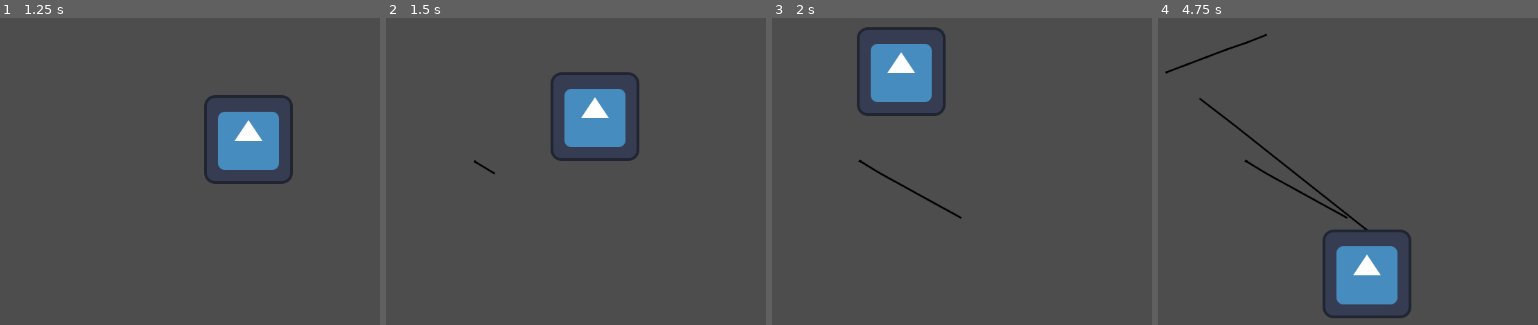
Above: before the commit, frames 1-4 (left to right).
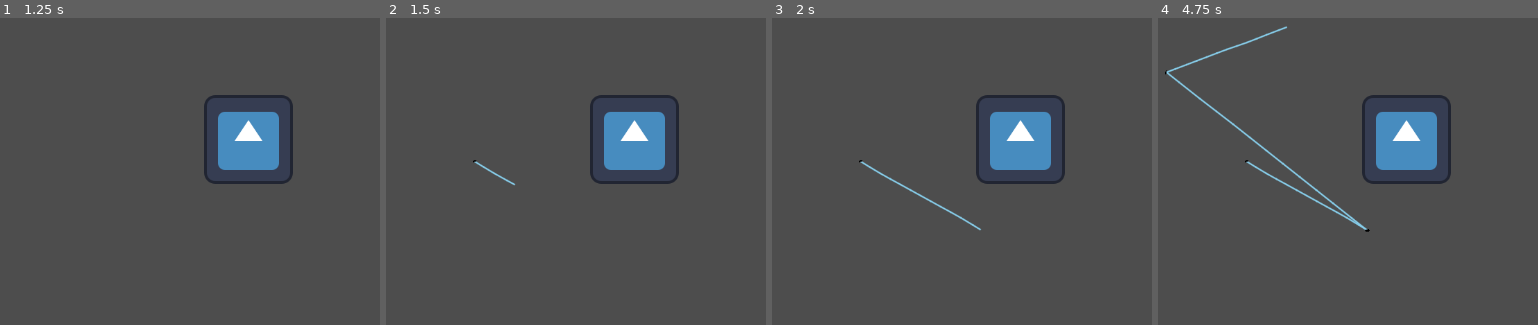
Above: after the commit, the same moments.

Repository: celyk/godot-ipad-demos
Game: Godot game, scene res://main.tscn
Two runs of this game, one before a commit and one after it. Both use one fixed random seed, a clock stepped at 60 frames per second and the inputs below. The engine's default icon, where the game draws it, is replaced by a stand-in: a white triangle on a blue panel in a dark square.
Inputs (mouse positions are in pixels of both pictures, inside the frame that each line leads up to):
- Up to frame 1 (1.25 s): tap Enter at 0.5 s; move the mouse to (outside the picture) at 0.52 s; click (outside the picture) at 0.67 s
- Up to frame 2 (1.5 s): tap Space at 1.25 s; drag from (473, 162) to (595, 229) at 1.27 s
- Up to frame 3 (2 s): no input
- Up to frame 4 (4.75 s): tap Enter at 2, 3.5 s; move the mouse to (1484, 39) at 2.02 s; click (1484, 39) at 2.17 s; tap Space at 2.75, 4.25 s; drag from (1367, 229) to (1165, 73) at 2.77 s; move the mouse to (outside the picture) at 3.52 s; click (outside the picture) at 3.67 s; drag from (1165, 73) to (1287, 27) at 4.27 s

Frame 1 is identical in both runs. In frame 2, 6.2% of the frame differs, in the area x 22-78%, y 17-55%; in frame 3, 8.1%; in frame 4, 8.9%, in the area x 1-78%, y 2-98%.

Commit message:
Got ArrayMesh working

Diff:
--- a/apple_pencil/assets/canvas/Stroke.gd
+++ b/apple_pencil/assets/canvas/Stroke.gd
@@ -1,7 +1,9 @@
 class_name PencilStroke extends Node2D
 
-var bezier_spline : Array[Vector2] = []
-var colors : Array[Color] = []
+var bezier_spline : Array[Array] = []
+var bezier_spline_width : Array[float] = []
+var bezier_spline_color : Array[Color] = []
+
 
 var stroke_renderer := PencilStrokeRenderer.new()
 func begin():
@@ -12,37 +14,75 @@
 func add_point(position:Vector2, color:=Color.BLACK, width:=4.0):
 	var prev_position = position
 	if bezier_spline:
-		prev_position = bezier_spline.back()
+		prev_position = bezier_spline.back()[3]
 
 	add_bezier(prev_position, prev_position, position, position)
-	colors.append(color)
+	bezier_spline_width += [width]
+	bezier_spline_color += [color]
 
 	queue_redraw()
+	smooth()
+
+	''''var start : Vector2 = (bezier_spline.back()[0])
+	var control_1 : Vector2 = (bezier_spline.back()[1])
+	var control_2 : Vector2 = (bezier_spline.back()[2])
+	var end : Vector2 = (bezier_spline.back()[3])
+
+	var start_width : float = bezier_spline_width[max(bezier_spline_width.size()-2,0)]
+	var end_width : float = bezier_spline_width.back()
+
+	stroke_renderer.add_bezier(
+			Vector3(start.x,start.y,start_width),
+			Vector3(control_1.x,control_1.y,0),
+			Vector3(control_2.x,control_2.y,0),
+			Vector3(end.x,end.y,end_width) )
+
+	stroke_renderer.refresh()'''
+
+	render_b(bezier_spline.size()-2)
+
+	stroke_renderer.refresh()
+
+	#end()
 
 func add_bezier(start:Vector2, control_1:Vector2, control_2:Vector2, end:Vector2):
-	bezier_spline += [start, control_1, control_2, end]
+	bezier_spline.append([start, control_1, control_2, end])
+
+
+func render_b(i:int):
+	var start : Vector2 = (bezier_spline[i][0])
+	var control_1 : Vector2 = (bezier_spline[i][1])
+	var control_2 : Vector2 = (bezier_spline[i][2])
+	var end : Vector2 = (bezier_spline[i][3])
+
+	var end_width : float = bezier_spline_width[ min(i+1,bezier_spline.size()-1) ]
 
 	stroke_renderer.add_bezier(
-			Vector3(start.x,start.y,10),
-			Vector3(control_1.x,control_1.y,10),
-			Vector3(control_2.x,control_1.y,10),
-			Vector3(end.x,end.y,10))
+			Vector3(start.x,start.y,bezier_spline_width[i]),
+			Vector3(control_1.x,control_1.y,0),
+			Vector3(control_2.x,control_2.y,0),
+			Vector3(end.x,end.y,end_width) )
 
 func end():
-	smooth()
+	#smooth()
+
+	for i in range(bezier_spline.size()-1,bezier_spline.size()):
+		render_b(i)
+
+	stroke_renderer.refresh()
 
 func smooth():
-	for i in range(1, bezier_spline.size()/4):
-		var a : Vector2 = bezier_spline[i*4-4]
-		var b : Vector2 = bezier_spline[i*4]
-		var c : Vector2 = bezier_spline[i*4+3]
+	for i in range(1, bezier_spline.size()):
+		var a : Vector2 = bezier_spline[i-1][0]
+		var b : Vector2 = bezier_spline[i][0]
+		var c : Vector2 = bezier_spline[i][3]
 
 		# Approximate derivative using secant
 		var slope := (c-a) / 2.0
 
 		# Apply formula to compute control point from velocity and set the neighbouring control points
-		bezier_spline[i*4-2] = b-slope / 3.0
-		bezier_spline[i*4+1] = b+slope / 3.0
+		bezier_spline[i-1][2] = b-slope / 3.0
+		bezier_spline[i][1] = b+slope / 3.0
 
 	queue_redraw()
 
@@ -52,18 +92,18 @@
 func _draw() -> void:
 	#return
 
-	for i in range(1, bezier_spline.size()/4):
-		var start : Vector2 = bezier_spline[i*4-4]
-		var control_1 : Vector2 = bezier_spline[i*4-3]
-		var control_2 : Vector2 = bezier_spline[i*4-2]
-		var end : Vector2 = bezier_spline[i*4-1]
+	for i in range(1, bezier_spline.size()):
+		var start : Vector2 = (bezier_spline[i][0])
+		var control_1 : Vector2 = (bezier_spline[i][1])
+		var control_2 : Vector2 = (bezier_spline[i][2])
+		var end : Vector2 = (bezier_spline[i][3])
 
 		var prev_sub_point = start
-		const subdivisions := 15
+		const subdivisions := 2
 		for j in range(1, subdivisions+1):
 			var t : float = j / float(subdivisions)
 
 			var sub_point := start.bezier_interpolate(control_1, control_2, end, t)
-			draw_line(prev_sub_point, sub_point, colors[i], 1.0, true)
+			draw_line(prev_sub_point, sub_point, Color.SKY_BLUE, 1.0, true)
 
 			prev_sub_point = sub_point
--- a/apple_pencil/assets/canvas/StrokeRenderer.gd
+++ b/apple_pencil/assets/canvas/StrokeRenderer.gd
@@ -6,7 +6,7 @@
 # Todo - apply the hueristic to optimizae the stroke rendering
 var hueristic : Callable
 
-func _ready() -> void:
+func _init() -> void:
 	mesh = ArrayMesh.new()
 
 	#material_override = CanvasItemMaterial.new()
@@ -25,47 +25,63 @@
 	bezier_spline.append([start, control_1, control_2, end])
 
 func end():
-	pass
+	refresh()
 
 func _Vector2(p:Vector3) -> Vector2: return Vector2(p.x,p.y)
 
 # Called every frame. 'delta' is the elapsed time since the previous frame.
-func _process(delta: float) -> void:
+func refresh():
 	for i in range(0,bezier_spline.size()):
 		var arrays = []
-		arrays.resize(ArrayMesh.ARRAY_MAX)
-		arrays[ArrayMesh.ARRAY_VERTEX] = PackedVector3Array()
-		#arrays[ArrayMesh.ARRAY_TANGENT] = PackedFloat32Array()
-		#arrays[ArrayMesh.ARRAY_TEX_UV] = PackedVector2Array()
-		arrays[ArrayMesh.ARRAY_COLOR] = PackedColorArray()
+
+
+		if mesh.get_surface_count() > 0:
+			arrays = mesh.surface_get_arrays(0)
+		else:
+			arrays.resize(ArrayMesh.ARRAY_MAX)
+
+			arrays[ArrayMesh.ARRAY_VERTEX] = PackedVector3Array()
+			#arrays[Array Mesh.ARRAY_TANGENT] = PackedFloat32Array()
+			#arrays[ArrayMesh.ARRAY_TEX_UV] = PackedVector2Array()
+			arrays[ArrayMesh.ARRAY_COLOR] = PackedColorArray()
+
+
 
 		var start : Vector3 = (bezier_spline[i][0])
 		var control_1 : Vector3 = (bezier_spline[i][1])
 		var control_2 : Vector3 = (bezier_spline[i][2])
 		var end : Vector3 = (bezier_spline[i][3])
 
+		#control_1.z = end.z - start.z
+
 		var prev_sub_point = start
 		var prev_sub_normal = _Vector2(control_1 - start) * 3
-		const subdivisions := 15
+		prev_sub_normal = prev_sub_normal.normalized().rotated(90)
+		prev_sub_normal = Vector3(prev_sub_normal.x,prev_sub_normal.y,0)
+
+		const subdivisions := 5
 		for j in range(1, subdivisions+1):
 			var t : float = j / float(subdivisions)
 
 
 			var sub_point := start.bezier_interpolate(control_1, control_2, end, t)
+			sub_point.z = (start.lerp(end,t)).z
 			var sub_tangent := start.bezier_derivative(control_1, control_2, end, t)
 
-			var sub_normal:Vector2 = _Vector2(sub_tangent).rotated(90)
-			sub_normal = Vector2(100,0)
+			var sub_normal = _Vector2(sub_tangent)
+			sub_normal = sub_normal.normalized().rotated(90)
+			sub_normal = Vector3(sub_normal.x,sub_normal.y,0)
+			#sub_normal = Vector2(100,0)
 
 			#arrays[ArrayMesh.ARRAY_VERTEX] += []
-			add_quad(arrays,
-					[_Vector2(prev_sub_point) + prev_sub_normal * prev_sub_point.z,
-					_Vector2(prev_sub_point) - prev_sub_normal * prev_sub_point.z,
-					_Vector2(sub_point) - prev_sub_normal * prev_sub_point.z,
-					_Vector2(sub_point) + prev_sub_normal * prev_sub_point.z],
-					[Color.WHITE,Color.WHITE,Color.WHITE,Color.WHITE])
+			arrays = add_quad(arrays,
+					[prev_sub_point + prev_sub_normal * prev_sub_point.z,
+					prev_sub_point - prev_sub_normal * prev_sub_point.z,
+					sub_point - sub_normal * sub_point.z,
+					sub_point + sub_normal * sub_point.z],
+					[Color.BLACK,Color.BLACK,Color.BLACK,Color.BLACK])
 
-			print(arrays)
+			#print(arrays)
 
 			prev_sub_point = sub_point
 			prev_sub_normal = sub_normal
@@ -83,9 +99,12 @@
 	arrays[ArrayMesh.ARRAY_VERTEX] += PackedVector3Array([quad_vertices[2]])
 	arrays[ArrayMesh.ARRAY_COLOR] += PackedColorArray([quad_colors[2]])
 
-	# ACD - 023	arrays[ArrayMesh.ARRAY_VERTEX] += PackedVector3Array([quad_vertices[0]])
+	# ACD - 023
+	arrays[ArrayMesh.ARRAY_VERTEX] += PackedVector3Array([quad_vertices[0]])
 	arrays[ArrayMesh.ARRAY_COLOR] += PackedColorArray([quad_colors[0]])
 	arrays[ArrayMesh.ARRAY_VERTEX] += PackedVector3Array([quad_vertices[2]])
 	arrays[ArrayMesh.ARRAY_COLOR] += PackedColorArray([quad_colors[2]])
 	arrays[ArrayMesh.ARRAY_VERTEX] += PackedVector3Array([quad_vertices[3]])
 	arrays[ArrayMesh.ARRAY_COLOR] += PackedColorArray([quad_colors[3]])
+
+	return arrays
--- a/apple_pencil/assets/canvas/canvas.gd
+++ b/apple_pencil/assets/canvas/canvas.gd
@@ -12,27 +12,31 @@
 
 func _input(event: InputEvent) -> void:
 	if event is InputEventScreenTouch:
-			if event.pressed:
+			if event.pressed and preview_stroke == null:
 				create_stroke(event)
-			else:
+			elif not event.pressed and preview_stroke != null:
 				submit_stroke(event)
 	elif event is InputEventScreenDrag and preview_stroke != null:
-			update_stroke(event)
+			if is_stylus(event):
+				update_stroke(event)
+			else:
+				pass
 
 func create_stroke(event: InputEvent):
 	preview_stroke = PencilStroke.new()
+
 	preview_stroke.begin()
 	preview_stroke.add_point(_screen_to_local(event.position))
 
-	add_child(preview_stroke)
+	get_parent().add_child(preview_stroke)
 
 func update_stroke(event: InputEventScreenDrag):
-	preview_stroke.add_point(_screen_to_local(event.position))
+	preview_stroke.add_point(_screen_to_local(event.position),Color.BLUE_VIOLET,event.pressure*30.0)
 
 func submit_stroke(event: InputEvent):
 	preview_stroke.end()
 
-	remove_child(preview_stroke)
+	get_parent().remove_child(preview_stroke)
 	get_parent().add_child(preview_stroke)
 	strokes.append(preview_stroke)
 
--- a/apple_pencil/main.tscn
+++ b/apple_pencil/main.tscn
@@ -11,10 +11,10 @@
 [node name="Camera2D" type="Camera2D" parent="."]
 ignore_rotation = false
 
-[node name="Canvas" parent="." instance=ExtResource("2_3at1i")]
-
 [node name="Node2D" type="Node2D" parent="."]
 script = ExtResource("2_wru0x")
 
 [node name="Icon" type="Sprite2D" parent="Node2D"]
 texture = ExtResource("3_m3ejv")
+
+[node name="Canvas" parent="Node2D" instance=ExtResource("2_3at1i")]
--- a/apple_pencil/pinch_and_zoom.gd
+++ b/apple_pencil/pinch_and_zoom.gd
@@ -3,19 +3,44 @@
 
 var center := Vector2(0,0)
 
+var touch_events : Array = []
+
+var prev_touch_events : Array = []
+
+func _ready():
+	# 10 touches for 10 fingers
+	touch_events.resize(10)
+	prev_touch_events.resize(10)
+
 func _input(event: InputEvent) -> void:
-	if event is InputEventScreenDrag:# and not is_stylus(event):
-		#if event.index == 0: event.index = 1
+	if event is InputEventScreenTouch or event is InputEventScreenDrag: print(event)
 
-		if event.index == 0:
-			center = event.position
-			global_position -= event.relative
-		if event.index == 1:
-			global_transform = _get_pinch_transform(
-				_screen_to_local(center),
-				_screen_to_local(event.position-event.relative),
-				_screen_to_local(center),
-				_screen_to_local(event.position)) * global_transform
+	if event is InputEventScreenDrag and not is_stylus(event):
+		if event.index < touch_events.size(): touch_events[event.index] = event
+	if event is InputEventScreenTouch:
+		if event.index < touch_events.size():
+			if not event.pressed: touch_events[event.index] = null
+
+func _process(delta: float) -> void:
+	#print(prev_touch_events)
+
+	# The first 2 touches are dragging
+	if prev_touch_events[0] and prev_touch_events[1] and touch_events[0] and touch_events[1]:
+		print("hi")
+
+		global_transform = _get_pinch_transform(
+				_screen_to_local(prev_touch_events[0].position),
+				_screen_to_local(prev_touch_events[1].position),
+				_screen_to_local(touch_events[0].position),
+				_screen_to_local(touch_events[1].position)) * global_transform
+	elif prev_touch_events[0] and touch_events[0]:
+		global_position += touch_events[0].relative
+
+	prev_touch_events = touch_events.duplicate(true)
+
+	# Clear the touches so that they can be null in next frame
+	#for i in range(0,touch_events.size()):
+		#touch_events[i] = null
 
 # This is a transformation which takes line (from_a,from_b) to line (to_a,to_b)
 func _get_pinch_transform(from_a : Vector2, from_b : Vector2, to_a : Vector2, to_b : Vector2) -> Transform2D:
--- a/apple_pencil/project.godot
+++ b/apple_pencil/project.godot
@@ -15,10 +15,27 @@
 config/features=PackedStringArray("4.3", "Mobile")
 config/icon="res://icon.svg"
 
-[input_devices]
-
-pointing/emulate_touch_from_mouse=true
-
 [rendering]
 
 renderer/rendering_method="mobile"
+anti_aliasing/quality/msaa_2d=2
+
+[xogot]
+
+project/editorState=[{
+"column": 17,
+"line": 74,
+"path": "res://assets/canvas/Stroke.gd",
+"type": "file"
+}, {
+"column": 25,
+"current": true,
+"line": 61,
+"path": "res://assets/canvas/StrokeRenderer.gd",
+"type": "file"
+}]
+project/breakpoints={
+"res://assets/canvas/Stroke.gd": PackedInt32Array(49),
+"res://assets/canvas/StrokeRenderer.gd": PackedInt32Array(),
+"res://pinch_and_zoom.gd": PackedInt32Array()
+}
Not shown, added: apple_pencil/Array
Not shown, added: apple_pencil/ArrayMesh
Not shown, added: apple_pencil/InputEvent
Not shown, added: apple_pencil/InputEventScreenTouch
Not shown, added: apple_pencil/PackedColorArray
